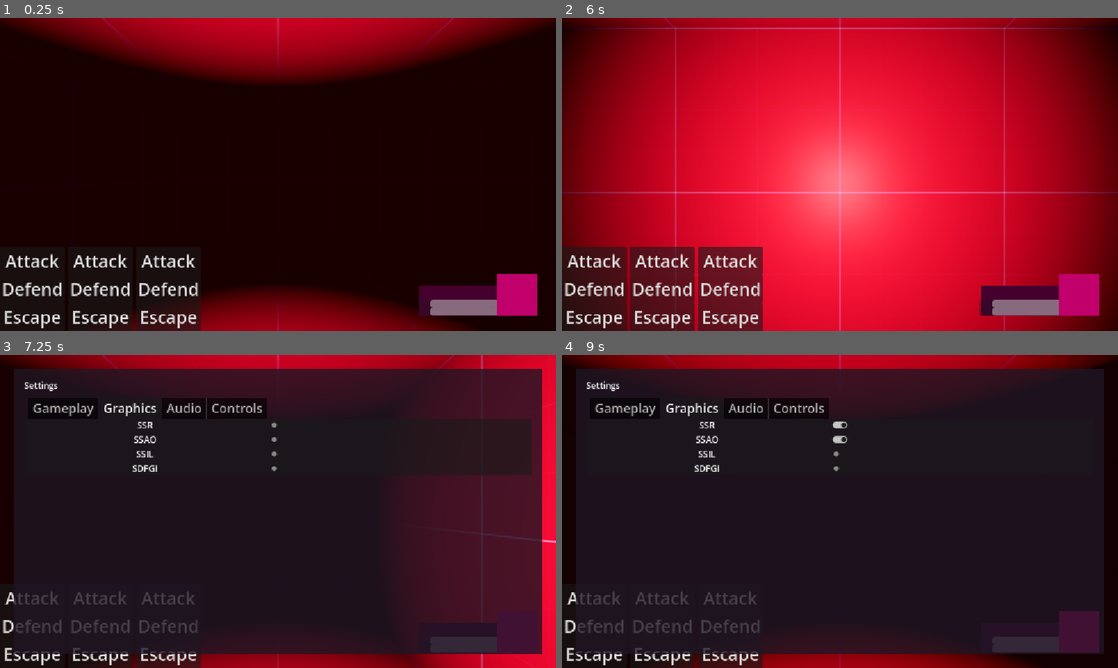
Above: before the commit, frames 1-4 (two rows, left to right).
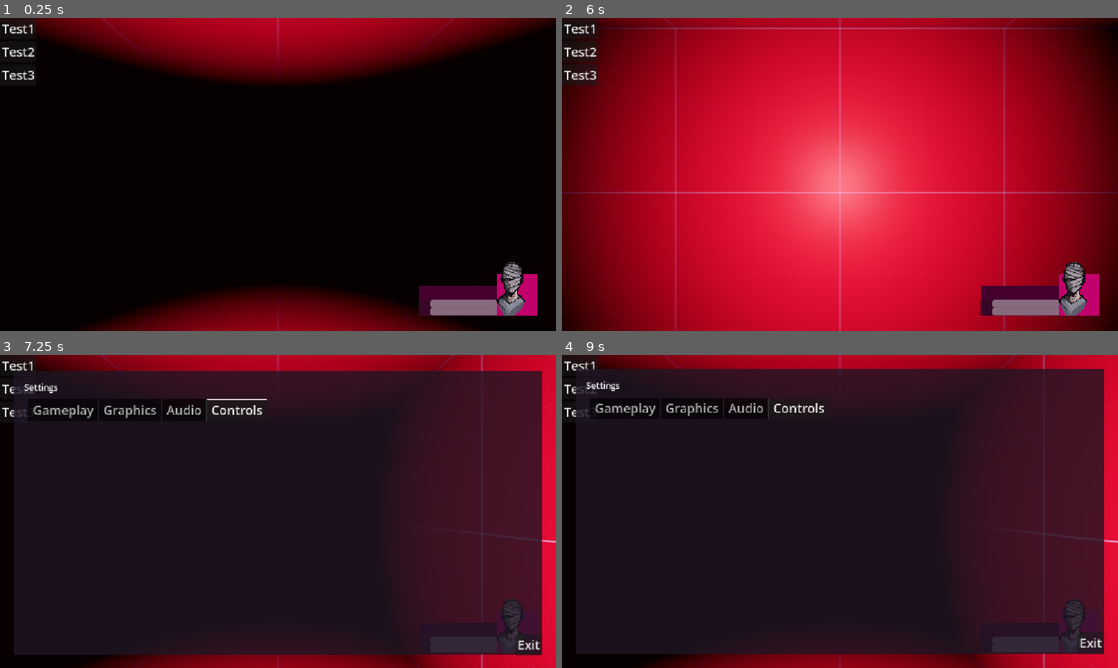
Above: after the commit, the same moments.

Repository: Roachkinq21/Vulture-RPG
Game: Godot game, scene res://Levels/TextLevel.tscn
The game is run twice, just before and just after one commit, with the same random seed, the same clock (stepped at 60 frames per second) and the same inputs. The project has no main scene, so this scene is started directly.
Inputs (mouse positions are in pixels of both pictures, inside the frame that each line leads up to):
- Up to frame 1 (0.25 s): no input
- Up to frame 2 (6 s): click "Attack" (after the commit: "Test1") at 0.5 s; click "Defend" (after the commit: "Test2") at 1.25 s; click "Escape" (after the commit: "Test3") at 2 s; tap Enter at 2.75, 4.25, 5.75 s; move the mouse to (962, 158) at 2.77 s; hold D (right) 2.78-3.53 s; tap Space at 3.5, 5 s; move the mouse to (728, 190) at 3.52 s; hold S (down) 3.53-4.28 s; move the mouse to (895, 105) at 4.27 s; hold D (right) 4.28-5.03 s; move the mouse to (812, 237) at 5.02 s; hold W (up) 5.03-5.78 s; move the mouse to (1006, 221) at 5.77 s; hold A (left) from 5.78 s (still down)
- Up to frame 3 (7.25 s): keep holding A (left); tap Escape (pause) at 6.4 s; move the mouse to (111, 464) at 6.52 s
- Up to frame 4 (9 s): move the mouse to (867, 511) at 7.27 s; release A (left) at 7.28 s; hold S (down) 7.28-8 s; click (840, 423) at 8.02 s; click (840, 439) at 8.77 s

The runs differ from the first frame. In frame 1, 3.5% of the frame differs, in the area x 0-95%, y 0-100%; in frame 2, 10%; in frame 3, 5.3%; in frame 4, 24%, in the area x 0-100%, y 0-100%.

Commit message:
Add sound manager, SFX, and UI updates
Adds UI audio support and related assets: several OGG SFX files with import metadata, Audio/sound_manager.tscn and Prefabs/UI/sound_manager.gd which auto-wires Button events to SFX, and default_bus_layout.tres (SFX/Music buses). Wires SoundManager into ActionTest, CharacterIc and pause UI prefabs and adds MCProf.png and a simple Battler BattleEnv prefab. Moves BattleManager to Scripts/Global and registers it as an autoload in project.godot. Updates player.gd to animate the pause menu and call BattleManager.enter_battle on encounters, plus small scene/environment tweaks in Levels/TextLevel.tscn.

Diff:
--- /dev/null
+++ b/Audio/sound_manager.tscn
@@ -0,0 +1,6 @@
+[gd_scene format=3 uid="uid://m47nk2fr43t6"]
+
+[ext_resource type="Script" uid="uid://b5pdhfhawwlb0" path="res://Prefabs/UI/sound_manager.gd" id="1_jc4qs"]
+
+[node name="SoundManager" type="Node" unique_id=802041801]
+script = ExtResource("1_jc4qs")
--- a/Levels/TextLevel.tscn
+++ b/Levels/TextLevel.tscn
@@ -15,7 +15,7 @@
 
 [sub_resource type="Environment" id="Environment_8pw54"]
 background_mode = 1
-background_color = Color(0.05319383, 0.0037927874, 0.104888774, 1)
+background_color = Color(0.0142999105, 0.025293468, 0.08946297, 1)
 background_energy_multiplier = 1.72
 sky = SubResource("Sky_0f7bk")
 tonemap_mode = 2
@@ -28,7 +28,6 @@
 ssao_light_affect = 0.17
 ssil_radius = 1.52
 ssil_intensity = 0.41
-sdfgi_enabled = true
 sdfgi_bounce_feedback = 0.2
 sdfgi_cascades = 2
 sdfgi_min_cell_size = 3.9964843
@@ -37,6 +36,8 @@
 
 [node name="World" type="Node3D" unique_id=1499304377]
 script = ExtResource("1_0f7bk")
+is_hostile = true
+level = 20
 
 [node name="WorldEnvironment" type="WorldEnvironment" parent="." unique_id=1913191853]
 environment = SubResource("Environment_8pw54")
--- /dev/null
+++ b/Prefabs/Battler/BattleEnv.tscn
@@ -0,0 +1,6 @@
+[gd_scene format=3 uid="uid://b8ifdkaywqjhd"]
+
+[node name="Node3D" type="Node3D" unique_id=467336143]
+
+[node name="Camera3D" type="Camera3D" parent="." unique_id=1403896145]
+transform = Transform3D(1, 0, 0, 0, 1, 0, 0, 0, 1, 0, 0, 1)
--- a/Prefabs/UI/ActionTest.tscn
+++ b/Prefabs/UI/ActionTest.tscn
@@ -1,17 +1,11 @@
 [gd_scene format=3 uid="uid://b3vvksa0jfsto"]
 
+[ext_resource type="Theme" uid="uid://gl0o3q7k3olh" path="res://Prefabs/UI/main.tres" id="1_jhdfj"]
 [ext_resource type="PackedScene" uid="uid://qf622bs5ydt0" path="res://Prefabs/UI/CharacterIc.tscn" id="1_mn83q"]
+[ext_resource type="PackedScene" uid="uid://m47nk2fr43t6" path="res://Audio/sound_manager.tscn" id="3_5qifl"]
 
 [sub_resource type="Theme" id="Theme_2ea22"]
 HBoxContainer/constants/separation = 7
-
-[sub_resource type="SystemFont" id="SystemFont_2ea22"]
-subpixel_positioning = 0
-
-[sub_resource type="Theme" id="Theme_s1r1s"]
-BoxContainer/constants/separation = 0
-Button/font_sizes/font_size = 36
-Button/fonts/font = SubResource("SystemFont_2ea22")
 
 [node name="Control" type="Control" unique_id=868915965]
 layout_mode = 3
@@ -20,65 +14,30 @@
 anchor_bottom = 1.0
 grow_horizontal = 2
 grow_vertical = 2
+theme = ExtResource("1_jhdfj")
 
 [node name="HBoxContainer" type="HBoxContainer" parent="." unique_id=890871748]
 layout_mode = 1
 anchors_preset = 9
 anchor_bottom = 1.0
-offset_right = 502.0
+offset_right = 512.0
 grow_vertical = 2
 theme = SubResource("Theme_2ea22")
 
-[node name="VBoxContainer" type="VBoxContainer" parent="HBoxContainer" unique_id=254477213]
+[node name="VBoxContainer" type="VBoxContainer" parent="HBoxContainer" unique_id=1585612021]
 layout_mode = 2
-theme = SubResource("Theme_s1r1s")
-alignment = 2
 
-[node name="Button" type="Button" parent="HBoxContainer/VBoxContainer" unique_id=2136995800]
+[node name="Button" type="Button" parent="HBoxContainer/VBoxContainer" unique_id=969250943]
 layout_mode = 2
-text = "Attack"
+text = "Test1"
 
-[node name="Button2" type="Button" parent="HBoxContainer/VBoxContainer" unique_id=535490845]
+[node name="Button2" type="Button" parent="HBoxContainer/VBoxContainer" unique_id=2041987693]
 layout_mode = 2
-text = "Defend"
+text = "Test2"
 
-[node name="Button3" type="Button" parent="HBoxContainer/VBoxContainer" unique_id=750996805]
+[node name="Button3" type="Button" parent="HBoxContainer/VBoxContainer" unique_id=570223985]
 layout_mode = 2
-text = "Escape"
-
-[node name="VBoxContainer2" type="VBoxContainer" parent="HBoxContainer" unique_id=1508737244]
-layout_mode = 2
-theme = SubResource("Theme_s1r1s")
-alignment = 2
-
-[node name="Button" type="Button" parent="HBoxContainer/VBoxContainer2" unique_id=1647537094]
-layout_mode = 2
-text = "Attack"
-
-[node name="Button2" type="Button" parent="HBoxContainer/VBoxContainer2" unique_id=348926780]
-layout_mode = 2
-text = "Defend"
-
-[node name="Button3" type="Button" parent="HBoxContainer/VBoxContainer2" unique_id=1988320272]
-layout_mode = 2
-text = "Escape"
-
-[node name="VBoxContainer3" type="VBoxContainer" parent="HBoxContainer" unique_id=850362229]
-layout_mode = 2
-theme = SubResource("Theme_s1r1s")
-alignment = 2
-
-[node name="Button" type="Button" parent="HBoxContainer/VBoxContainer3" unique_id=1709292921]
-layout_mode = 2
-text = "Attack"
-
-[node name="Button2" type="Button" parent="HBoxContainer/VBoxContainer3" unique_id=1279769243]
-layout_mode = 2
-text = "Defend"
-
-[node name="Button3" type="Button" parent="HBoxContainer/VBoxContainer3" unique_id=996356266]
-layout_mode = 2
-text = "Escape"
+text = "Test3"
 
 [node name="CaracterCard" parent="." unique_id=1228532996 instance=ExtResource("1_mn83q")]
 layout_mode = 1
@@ -93,3 +52,6 @@
 offset_bottom = -32.0
 grow_horizontal = 0
 grow_vertical = 0
+
+[node name="SoundManager" parent="." unique_id=802041801 instance=ExtResource("3_5qifl")]
+root_path = NodePath("../HBoxContainer/VBoxContainer")
--- a/Prefabs/UI/CharacterIc.tscn
+++ b/Prefabs/UI/CharacterIc.tscn
@@ -1,8 +1,12 @@
 [gd_scene format=3 uid="uid://qf622bs5ydt0"]
+
+[ext_resource type="Theme" uid="uid://gl0o3q7k3olh" path="res://Prefabs/UI/main.tres" id="1_g0js7"]
+[ext_resource type="Texture2D" uid="uid://cdp8fogw3e5ju" path="res://Images/MCProf.png" id="2_fohjj"]
 
 [node name="CaracterCard" type="Control" unique_id=1228532996]
 layout_mode = 3
 anchors_preset = 0
+theme = ExtResource("1_g0js7")
 
 [node name="BG" type="ColorRect" parent="." unique_id=598864402]
 layout_mode = 1
@@ -62,3 +66,8 @@
 grow_horizontal = 0
 grow_vertical = 0
 color = Color(0.7583658, 0, 0.4213237, 1)
+
+[node name="Sprite2D" type="Sprite2D" parent="ColorRect" unique_id=1426555555]
+position = Vector2(29.710917, 31.550007)
+scale = Vector2(0.13945746, 0.13945746)
+texture = ExtResource("2_fohjj")
--- a/Prefabs/UI/pause.tscn
+++ b/Prefabs/UI/pause.tscn
@@ -2,6 +2,7 @@
 
 [ext_resource type="Theme" uid="uid://gl0o3q7k3olh" path="res://Prefabs/UI/main.tres" id="1_v6ugb"]
 [ext_resource type="Script" uid="uid://ctunhs72glolq" path="res://Prefabs/UI/pause.gd" id="2_iy28j"]
+[ext_resource type="PackedScene" uid="uid://m47nk2fr43t6" path="res://Audio/sound_manager.tscn" id="3_qy5r6"]
 
 [node name="PauseMenu" type="Control" unique_id=585479524]
 layout_mode = 3
@@ -53,7 +54,7 @@
 
 [node name="TabContainer" type="TabContainer" parent="MarginContainer/ColorRect/MarginContainer/VBoxContainer" unique_id=1040316077]
 layout_mode = 2
-current_tab = 1
+current_tab = 3
 
 [node name="Gameplay" type="VBoxContainer" parent="MarginContainer/ColorRect/MarginContainer/VBoxContainer/TabContainer" unique_id=1156639640]
 visible = false
@@ -89,6 +90,7 @@
 popup/item_2/id = 2
 
 [node name="Graphics" type="VBoxContainer" parent="MarginContainer/ColorRect/MarginContainer/VBoxContainer/TabContainer" unique_id=1611705696]
+visible = false
 layout_mode = 2
 metadata/_tab_index = 1
 
@@ -158,9 +160,17 @@
 metadata/_tab_index = 2
 
 [node name="Controls" type="VBoxContainer" parent="MarginContainer/ColorRect/MarginContainer/VBoxContainer/TabContainer" unique_id=357121387]
-visible = false
 layout_mode = 2
 metadata/_tab_index = 3
+
+[node name="Exit" type="Button" parent="MarginContainer" unique_id=2005996427]
+layout_mode = 2
+size_flags_horizontal = 8
+size_flags_vertical = 8
+text = "Exit"
+
+[node name="SoundManager" parent="." unique_id=802041801 instance=ExtResource("3_qy5r6")]
+root_path = NodePath("..")
 
 [connection signal="toggled" from="MarginContainer/ColorRect/MarginContainer/VBoxContainer/TabContainer/Graphics/VBoxContainer/HBoxContainer/SSRButton" to="." method="_on_ssr_button_toggled"]
 [connection signal="toggled" from="MarginContainer/ColorRect/MarginContainer/VBoxContainer/TabContainer/Graphics/VBoxContainer2/HBoxContainer/SSAOButton" to="." method="_on_ssao_button_toggled"]
--- /dev/null
+++ b/Prefabs/UI/sound_manager.gd
@@ -0,0 +1,31 @@
+extends Node
+
+@export var root_path : NodePath
+
+@onready var sounds = {
+	&"tick_002" : AudioStreamPlayer.new(),
+	&"drop_002" : AudioStreamPlayer.new(),
+	&"select_007" : AudioStreamPlayer.new(),
+	&"toggle_001" : AudioStreamPlayer.new(),
+	}
+
+func _ready():
+	assert(root_path != null, "EMPTY ROOT PATH!!!")
+
+	for i in sounds.keys():
+		sounds[i].stream = load("res://Audio/SFX/" + str(i) + ".ogg")
+		sounds[i].bus = &"SFX"
+		add_child(sounds[i])
+
+		install_sounds(get_node(root_path))
+
+
+func install_sounds(node : Node) -> void:
+	for child in node.get_children():
+		if child is Button:
+			child.mouse_entered.connect(ui_sfx_play.bind(&"tick_002"))
+			child.pressed.connect(ui_sfx_play.bind(&"select_007"))
+		install_sounds(child)
+
+func ui_sfx_play(sound : StringName) -> void:
+	sounds[sound].play()
--- a/Prefabs/player.tscn
+++ b/Prefabs/player.tscn
@@ -36,6 +36,7 @@
 [node name="Control" parent="." unique_id=868915965 instance=ExtResource("1_y6xdh")]
 
 [node name="PauseMenu" parent="." unique_id=585479524 instance=ExtResource("3_y5hcb")]
+offset_transform_enabled = true
 
 [node name="OmniLight3D" type="OmniLight3D" parent="." unique_id=644527860]
 shadow_enabled = true
--- a/Scripts/BattleManager.gd
+++ /dev/null
@@ -1,14 +0,0 @@
-extends Node
-
-var battling : bool = false
-
-signal battle_started
-signal battle_ended(_result : BATTLE_RESULT)
-
-
-## BATTLE RESULT ##
-enum BATTLE_RESULT {
-	NA,
-	PLAYER_WIN,
-	ENEMY_WIN
-}
--- /dev/null
+++ b/Scripts/Global/BattleManager.gd
@@ -0,0 +1,9 @@
+extends Node
+
+
+
+
+
+
+func enter_battle():
+	print("In Battler!")
--- /dev/null
+++ b/default_bus_layout.tres
@@ -0,0 +1,16 @@
+[gd_resource type="AudioBusLayout" format=3 uid="uid://che7jejowsxii"]
+
+[resource]
+bus/0/bypass_fx = true
+bus/1/name = &"SFX"
+bus/1/solo = false
+bus/1/mute = false
+bus/1/bypass_fx = false
+bus/1/volume_db = -29.225784
+bus/1/send = &"Master"
+bus/2/name = &"Music"
+bus/2/solo = false
+bus/2/mute = false
+bus/2/bypass_fx = false
+bus/2/volume_db = 0.0
+bus/2/send = &"Master"
--- a/player.gd
+++ b/player.gd
@@ -37,7 +37,8 @@
 	print(encounter_rate)
 	print(in_hostile_zone)
 
-	pauseMenu.hide()
+	pause_is_on = false
+	pauseMenu.offset_transform_position_ratio.y = 1
 
 
 func _physics_process(delta: float) -> void:
@@ -61,6 +62,10 @@
 		tween = get_tree().create_tween().set_trans(Tween.TRANS_QUART).set_ease(Tween.EASE_IN_OUT)
 		tween.tween_property(self,"position", (position + STEP * self.get_global_transform().basis.z), STEP_DER)
 
+		await tween.finished
+		_check_encounter()
+		_item_tick()
+
 	elif Input.is_action_pressed("strafeleft") and not shape_cast_3d_4_left.is_colliding():
 		tween = get_tree().create_tween().set_trans(Tween.TRANS_QUART).set_ease(Tween.EASE_IN_OUT)
 		tween.tween_property(self,"position", (position - STEP * get_global_transform().basis.x), STEP_DER)
@@ -83,10 +88,12 @@
 
 	if Input.is_action_just_pressed("pause"):
 		if !pause_is_on:
-			pauseMenu.show()
+			tween = get_tree().create_tween().set_trans(Tween.TRANS_QUART).set_ease(Tween.EASE_IN_OUT)
+			tween.tween_property(pauseMenu, "offset_transform_position_ratio:y", 0, 1)
 			pause_is_on = true
 		else:
-			pauseMenu.hide()
+			tween = get_tree().create_tween().set_trans(Tween.TRANS_QUART).set_ease(Tween.EASE_IN_OUT)
+			tween.tween_property(pauseMenu, "offset_transform_position_ratio:y", 1, 1)
 			pause_is_on = false
 
 
@@ -99,6 +106,7 @@
 		print(encounter_chance)
 		if encounter_chance == 1:
 			print("ENEMY ENCOUNTERED!!!")
+			BattleManager.enter_battle()
 		latest_encounter = encounter_chance
 
 
--- a/project.godot
+++ b/project.godot
@@ -15,13 +15,17 @@
 config/features=PackedStringArray("4.7", "Forward Plus")
 config/icon="res://icon.svg"
 
+[audio]
+
+buses/default_bus_layout="uid://che7jejowsxii"
+
 [autoload]
 
 WorldSettings="*uid://ps8luwl0db10"
+BattleManager="*uid://dd5w26obbxu6m"
 
 [display]
 
-window/size/mode=2
 window/stretch/mode="canvas_items"
 
 [dotnet]
@@ -31,6 +35,7 @@
 [file_customization]
 
 folder_colors={
+"res://Audio/SFX/": "red",
 "res://Prefabs/UI/": "green",
 "res://Scripts/Global/": "pink"
 }
Not shown, added: Audio/SFX/confirmation_002.ogg.import
Not shown, added: Audio/SFX/drop_002.ogg.import
Not shown, added: Audio/SFX/select_002.ogg.import
Not shown, added: Audio/SFX/select_007.ogg.import
Not shown, added: Audio/SFX/tick_002.ogg.import
Not shown, added: Audio/SFX/toggle_001.ogg.import
Binary file added: Images/MCProf.png
Not shown, added: Images/MCProf.png.import
Not shown, added: Prefabs/UI/sound_manager.gd.uid
Not shown, removed: Scripts/BattleManager.gd.uid
Not shown, added: Scripts/Global/BattleManager.gd.uid
Not shown, added: Audio/SFX/confirmation_002.ogg
(and 5 more such lines)
